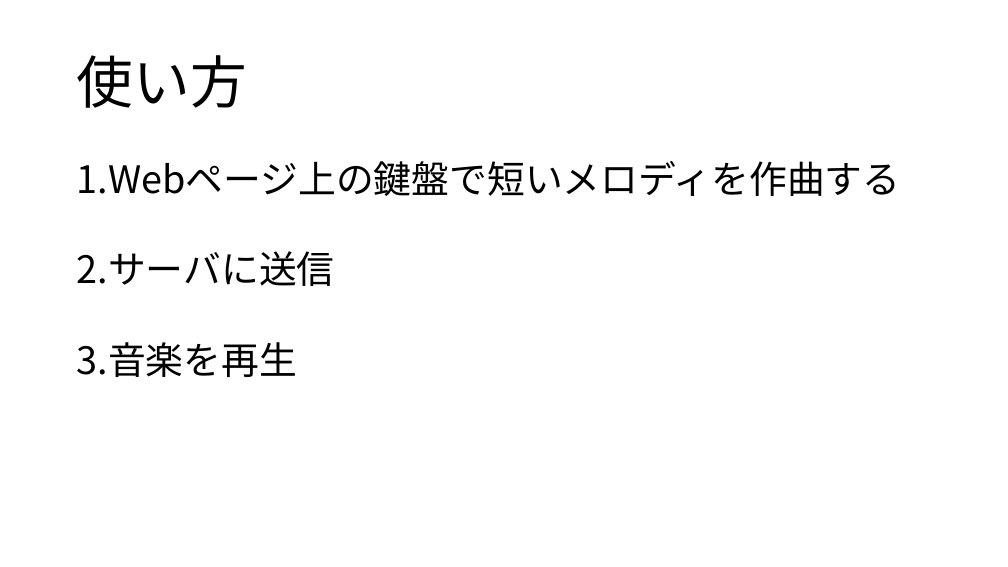
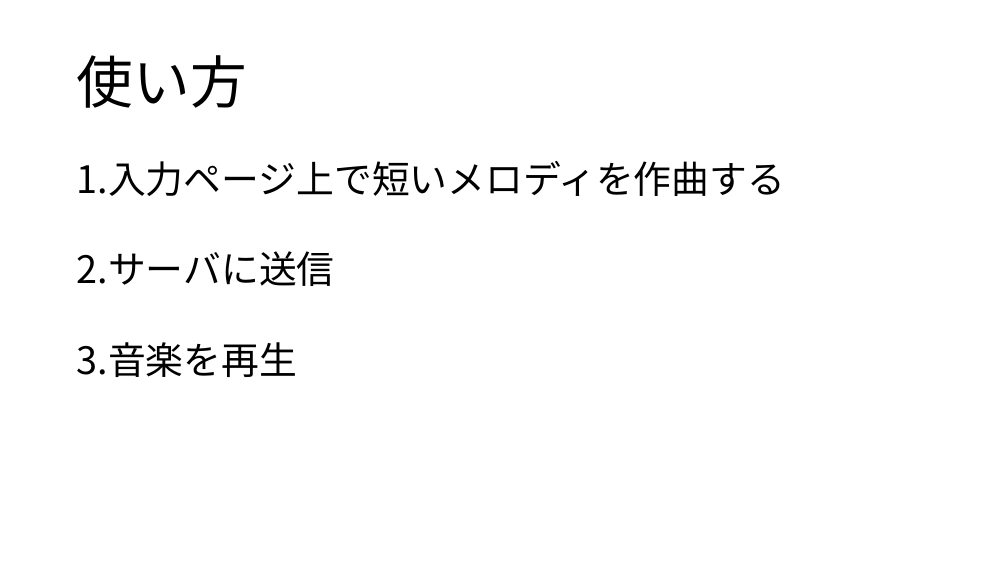
Before and after one commit to yoshitake266/bitComposer_prj, a slide deck: slide 4 of presentation/bit Composer.pptx. Drawn at 1008x567 pixels with LibreOffice and Linux fonts; fonts in the diff are those of the drawing. Boxes give left, top, right and bottom in pixels: in the first picture for what was removed or moved away, otherwise in the second. Text is boxed around its words. In the diff, an @@ line names an element or a change of style, - is before the commit and + after.

```diff
--- a/presentation/bit Composer.pptx
+++ b/presentation/bit Composer.pptx
@@ text at (77,161,785,196): text changed @@
-1. Webページ上の鍵盤で短いメロディを作曲する
+1. 入力ページ上で短いメロディを作曲する
```
Also in this commit, not shown: 6 other slides changed, 1 slide added.
